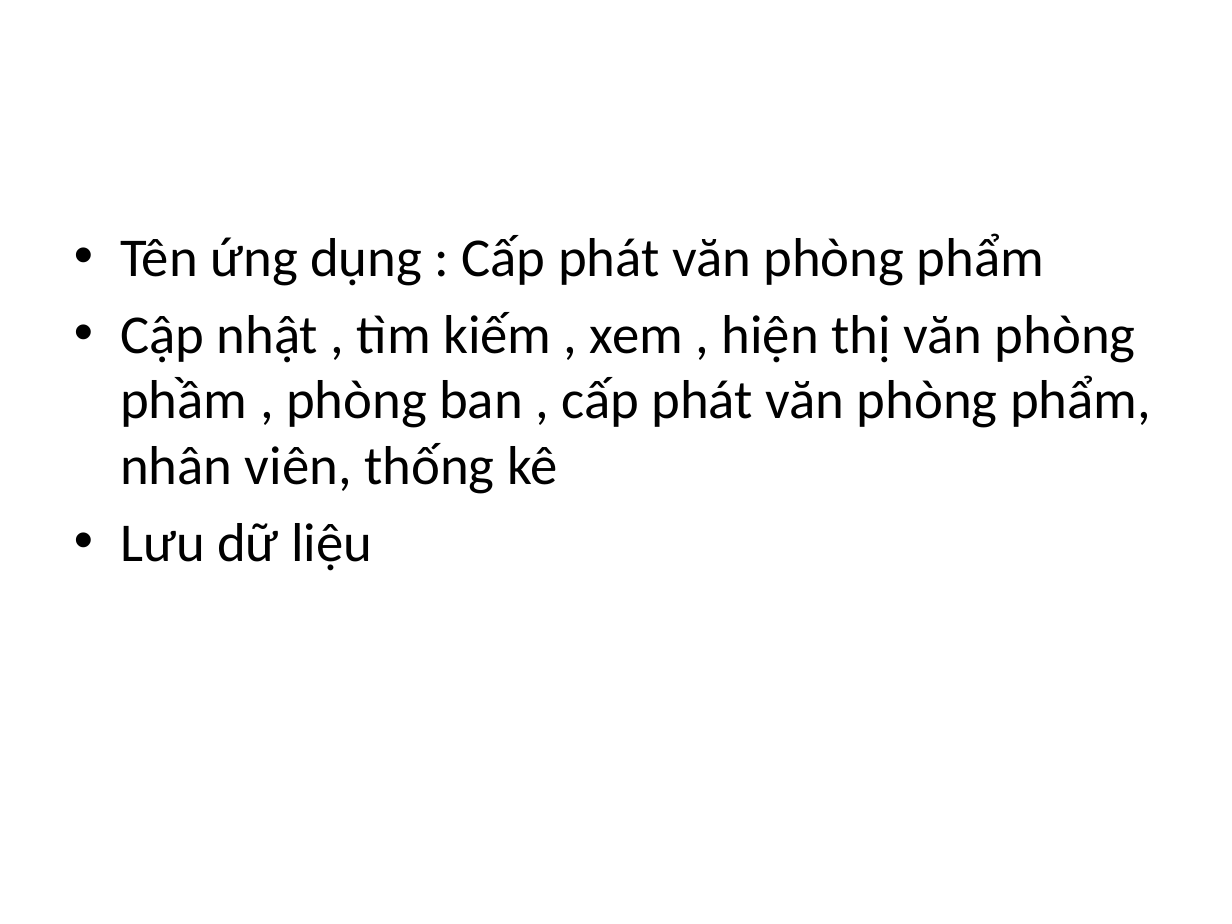
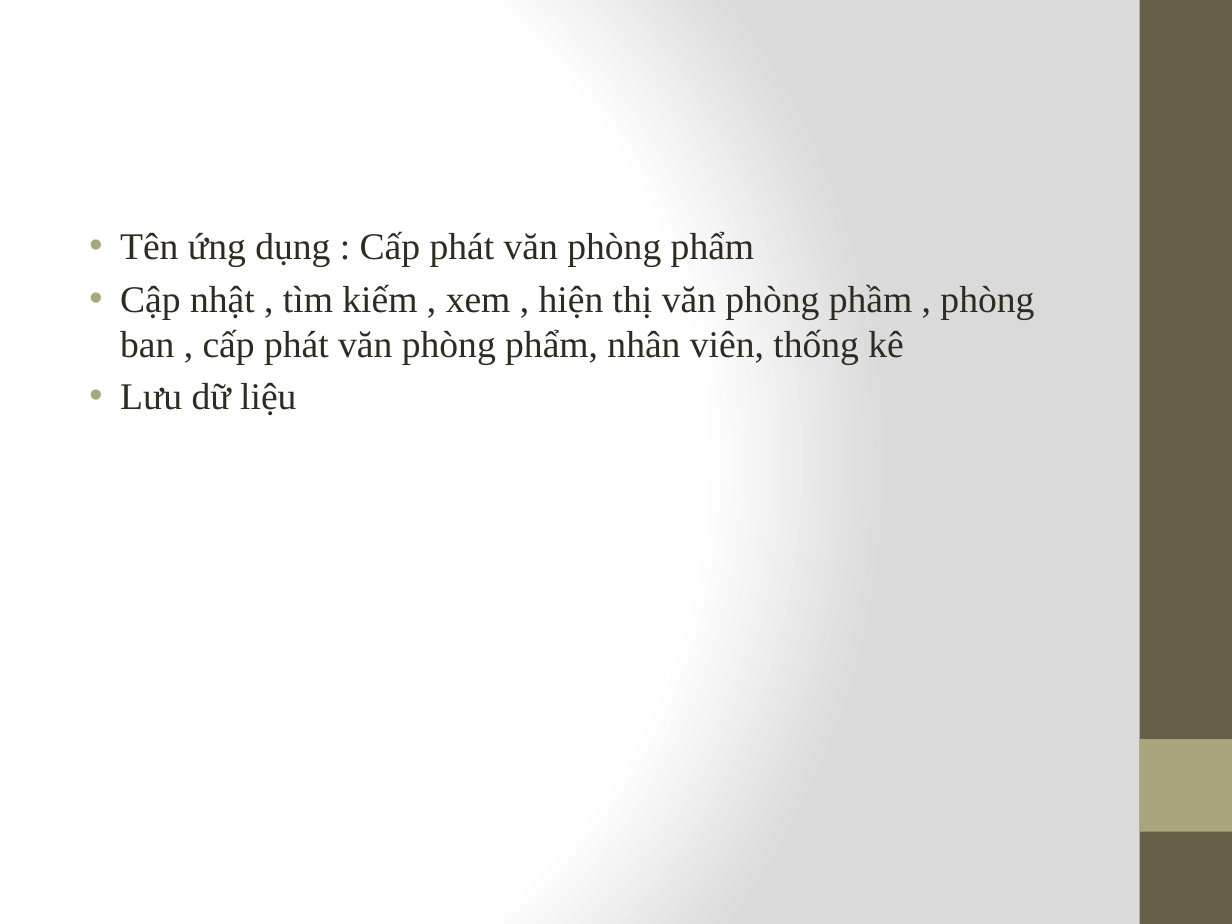
Before and after one commit to thien414/DD2, a slide deck: slide 3 of Baocao.pptx. Drawn at 1232x924 pixels with LibreOffice and Linux fonts; fonts in the diff are those of the drawing. Boxes give left, top, right and bottom in pixels: in the first picture for what was removed or moved away, otherwise in the second. Text is boxed around its words. In the diff, an @@ line names an element or a change of style, - is before the commit and + after.

```diff
--- a/Baocao.pptx
+++ b/Baocao.pptx
@@ background #FFFFFF to gradient #FFFFFF to #DADADA @@
@@ rectangle added at (x1=1140, y1=0, x2=1232, y2=924), fill #675E47 @@
@@ text "Tên ứng dụng : Cấp ..." at (x1=120, y1=231, x2=1034, y2=415): size 32 to 22 pt, font Calibri to Times New Roman, text colour #000000 to #2F2B20; indent changed; less space between paragraphs @@
@@ rectangle added at (x1=1140, y1=739, x2=1232, y2=832), fill #A9A57C @@
```
Also in this commit, not shown: 13 other slides changed, 1 other file.
